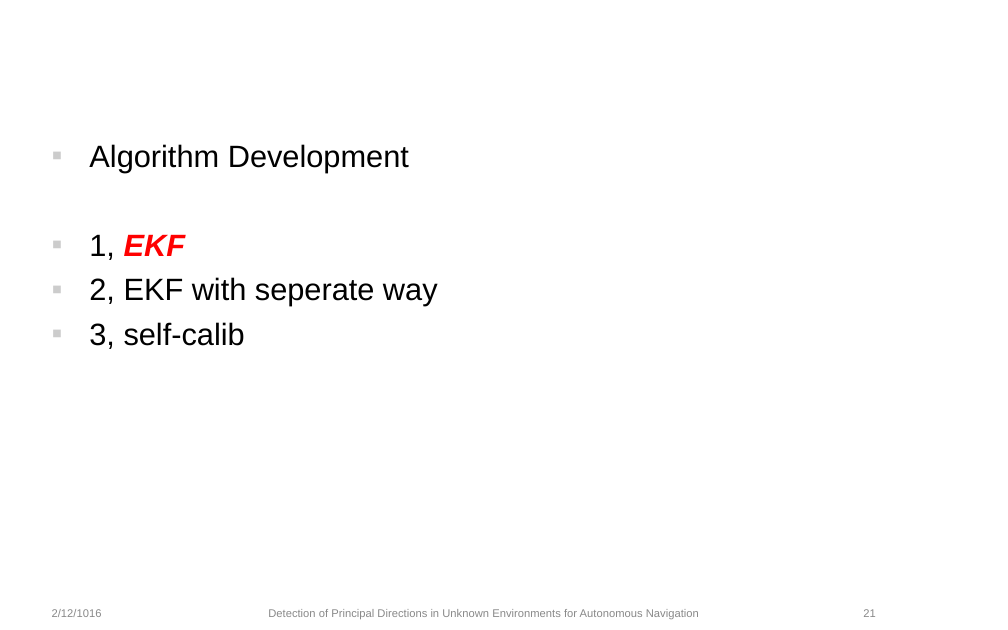
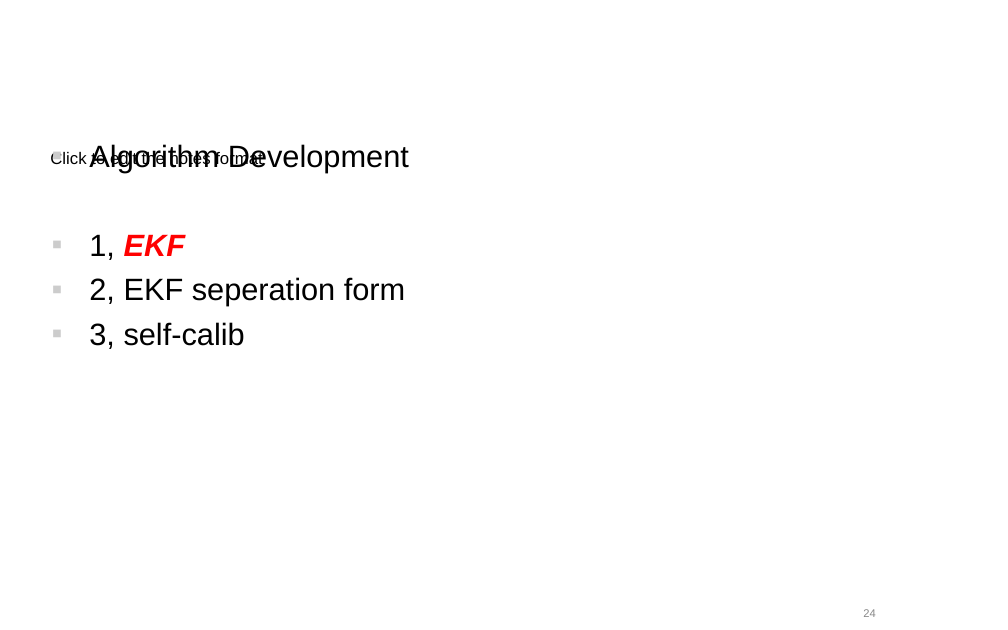
Before and after one commit to yitong-quan/thesis_indoorLocalization, a slide deck: slide 24 of text_editing/ppt/Zwischenpraesentation.ppt (slide 21 before the commit). Drawn at 1008x630 pixels with LibreOffice and Linux fonts; fonts in the diff are those of the drawing; background and template pictures are left out. Boxes give left, top, right and bottom in pixels: in the first picture for what was removed or moved away, otherwise in the second. Text is boxed around its words. In the diff, an @@ line names an element or a change of style, - is before the commit and + after.

```diff
--- a/text_editing/ppt/Zwischenpraesentation.ppt
+++ b/text_editing/ppt/Zwischenpraesentation.ppt
@@ text added at box(50, 150, 263, 168), 12 pt, text #000000 @@
+Click to edit the notes format
@@ text at box(89, 277, 405, 306): text changed @@
-▪ 2, EKF with seperate way
+▪ 2, EKF seperation form
@@ text removed at box(52, 609, 102, 617) @@
-2/12/1016
@@ text removed at box(268, 609, 699, 619) @@
-Detection of Principal Directions in Unknown Environments for Autonomous Navigation
@@ page number at box(863, 609, 875, 617): text changed @@
-21
+24
```
Also in this commit, not shown: 30 other slides changed, 12 slides added, 15 slides removed, 3 other files.
